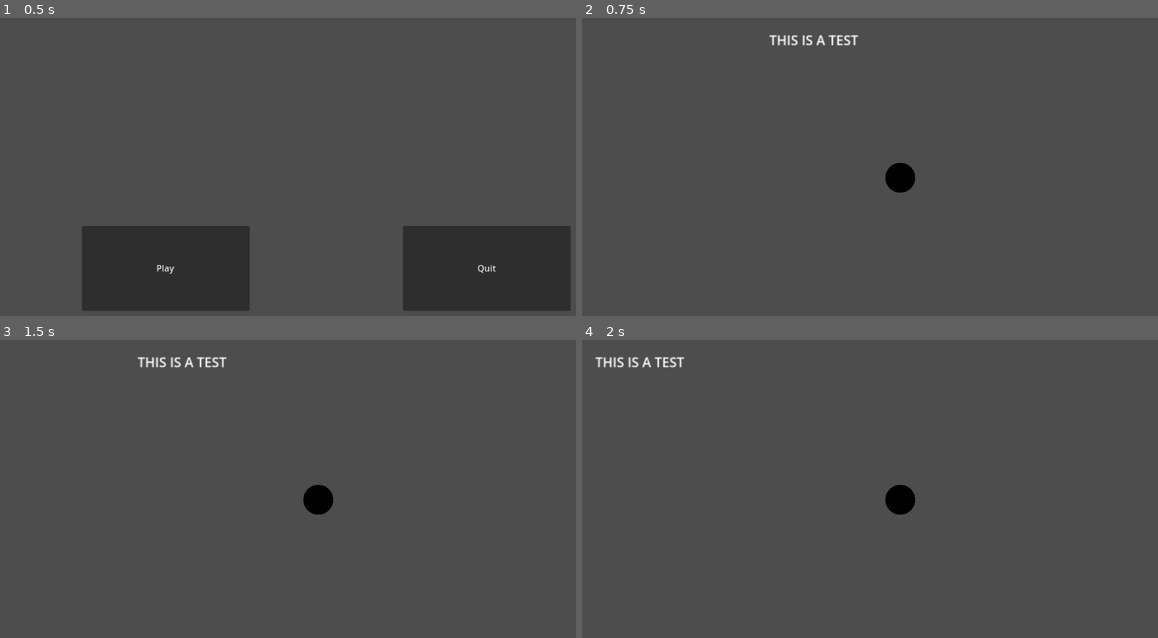
Above: before the commit, frames 1-4 (two rows, left to right).
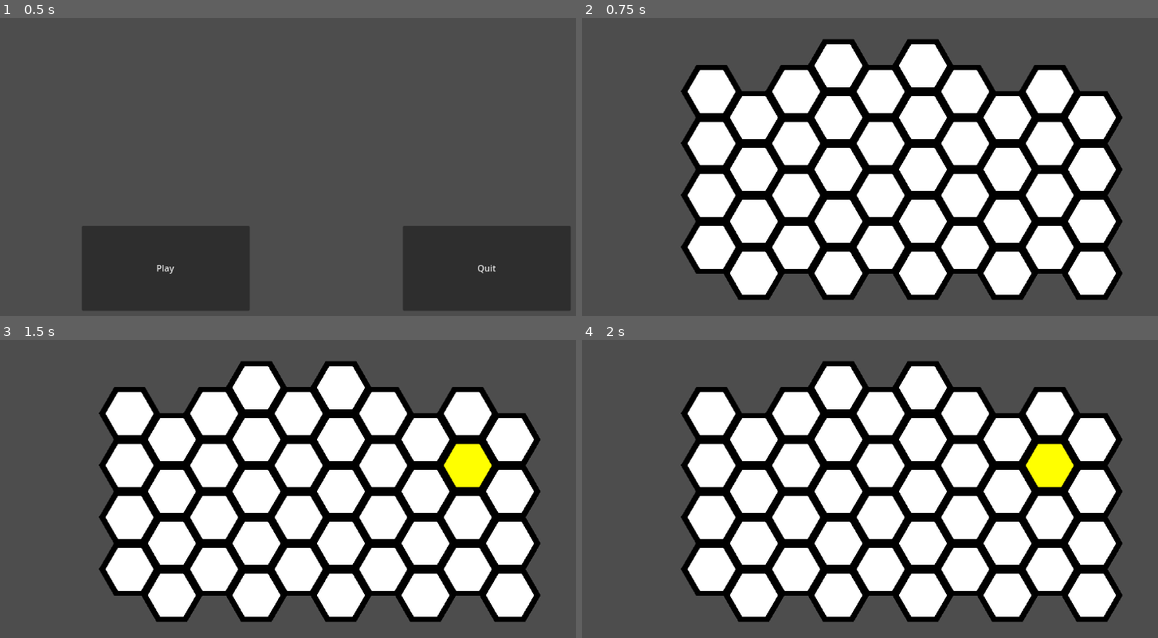
Above: after the commit, the same moments.

Repository: Rerric/BuildCycle
Game: Godot game, scene res://ryan_test_scene.tscn
The game is run twice, just before and just after one commit, with the same random seed, the same clock (stepped at 60 frames per second) and the same inputs.
Inputs (mouse positions are in pixels of both pictures, inside the frame that each line leads up to):
- Up to frame 1 (0.5 s): no input
- Up to frame 2 (0.75 s): click "Play" at 0.5 s
- Up to frame 3 (1.5 s): tap Enter at 1.25 s; move the mouse to (460, 483) at 1.27 s; hold Right (ui_right) from 1.28 s (still down); click (460, 483) at 1.42 s
- Up to frame 4 (2 s): keep holding Right (ui_right)

Frame 1 is identical in both runs. In frame 2, 55% of the frame differs, in the area x 17-94%, y 5-95%; in frame 3, 55%; in frame 4, 55%, in the area x 2-94%, y 5-95%.

Commit message:
Grid Functionality Started

Diff:
--- a/Hex_Grid.tscn
+++ b/Hex_Grid.tscn
@@ -1,23 +1,31 @@
 [gd_scene load_steps=5 format=3 uid="uid://dks0bf3uniqnn"]
 
-[ext_resource type="Texture2D" uid="uid://de68oj0hqq7g8" path="res://test2.png" id="1_w03pf"]
+[ext_resource type="Texture2D" uid="uid://danpf4ckstwef" path="res://Sprites/hex_grid.png" id="1_gqg3l"]
 [ext_resource type="Script" path="res://TileMapSelection.gd" id="2_5e6fg"]
 
 [sub_resource type="TileSetAtlasSource" id="TileSetAtlasSource_t5ns8"]
-texture = ExtResource("1_w03pf")
-texture_region_size = Vector2i(35, 30)
+texture = ExtResource("1_gqg3l")
+margins = Vector2i(9, 8)
+separation = Vector2i(18, 0)
+texture_region_size = Vector2i(110, 96)
 0:0/0 = 0
+1:0/0 = 0
+2:0/next_alternative_id = 8
+2:0/0 = 0
+2:0/1 = 1
+2:0/1/modulate = Color(1, 1, 0, 1)
 
 [sub_resource type="TileSet" id="TileSet_e3cqc"]
 tile_shape = 3
 tile_offset_axis = 1
-tile_size = Vector2i(35, 30)
+tile_size = Vector2i(102, 94)
 sources/6 = SubResource("TileSetAtlasSource_t5ns8")
 
 [node name="Hex_Grid" type="Node2D"]
 
 [node name="TileMap" type="TileMap" parent="."]
+position = Vector2(413, 262)
 tile_set = SubResource("TileSet_e3cqc")
 format = 2
-layer_0/tile_data = PackedInt32Array(65535, 6, 0, 131071, 6, 0, 196607, 6, 0, -65537, 6, 0, -1, 6, 0, -131072, 6, 0, -131071, 6, 0, -65534, 6, 0, 196608, 6, 0, 131073, 6, 0, 131074, 6, 0, 2, 6, 0, 65538, 6, 0, 65537, 6, 0, -65536, 6, 0, 0, 6, 0, 65536, 6, 0, 131072, 6, 0, -65535, 6, 0, 1, 6, 0, -65538, 6, 0, -2, 6, 0, 65534, 6, 0, 131070, 6, 0, 196606, 6, 0, 262142, 6, 0, -65539, 6, 0, -3, 6, 0, 65533, 6, 0, 131069, 6, 0, 196605, 6, 0, 65532, 6, 0, 131068, 6, 0, -4, 6, 0, 196604, 6, 0, -131073, 6, 0, 262143, 6, 0)
+layer_0/tile_data = PackedInt32Array(-65539, 131078, 0, -131072, 131078, 0, -65536, 131078, 0, -1, 131078, 0, -2, 131078, 0, -3, 131078, 0, 65533, 131078, 0, 65534, 131078, 0, -65537, 131078, 0, 131069, 131078, 0, 131070, 131078, 0, 65535, 131078, 0, 0, 131078, 0, -65535, 131078, 0, -65534, 131078, 0, -131071, 131078, 0, 1, 131078, 0, 65536, 131078, 0, 131071, 131078, 0, 196606, 131078, 0, 2, 131078, 0, 65538, 131078, 0, 65537, 131078, 0, 131072, 131078, 0, 131074, 131078, 0, 65539, 131078, 0, 3, 131078, 0, -65533, 131078, 0, -131069, 131078, 0, -131070, 131078, 0, -65532, 131078, 0, 4, 131078, 0, 65540, 131078, 0, 131076, 131078, 0, 65541, 131078, 0, 5, 131078, 0, -65531, 131078, 0, -131067, 131078, 0, -65530, 131078, 0, 6, 131078, 0, 65542, 131078, 0, 131078, 131078, 0)
 script = ExtResource("2_5e6fg")
--- a/TileMapSelection.gd
+++ b/TileMapSelection.gd
@@ -1,11 +1,18 @@
 extends TileMap
 
-
-# Called when the node enters the scene tree for the first time.
-func _ready():
-	pass # Replace with function body.
+const main_layer = 0
+const main_atlus_id = 6
 
 
-# Called every frame. 'delta' is the elapsed time since the previous frame.
-func _process(delta):
-	pass
+func _input(event):
+	if event is InputEventMouseButton:
+		if event.button_index == MOUSE_BUTTON_LEFT and event.is_pressed():
+			var global_clicked = event.position
+			var pos_clicked = local_to_map(to_local(global_clicked))
+			print(pos_clicked)
+			var current_atlas_coords = get_cell_atlas_coords(main_layer, pos_clicked)
+			var current_tile_alt = get_cell_alternative_tile(main_layer, pos_clicked)
+			var number_of_alts_for_clicked = tile_set.get_source(main_atlus_id)\
+						.get_alternative_tiles_count(current_atlas_coords)
+			set_cell(main_layer, pos_clicked, main_atlus_id, current_atlas_coords,
+						(current_tile_alt + 1) % number_of_alts_for_clicked)
--- a/ryan_test_scene.gd
+++ b/ryan_test_scene.gd
@@ -7,4 +7,4 @@
 
 
 func _on_play_pressed():
-	get_tree().change_scene_to_file("res://node_2d.tscn")
+	get_tree().change_scene_to_file("res://Hex_Grid.tscn")
Binary file added: Sprites/hex_grid.png
Not shown, added: Sprites/hex_grid.png.import
Renamed: test2.png -> Sprites/test2.png
Not shown, changed: Sprites/test2.png.import
